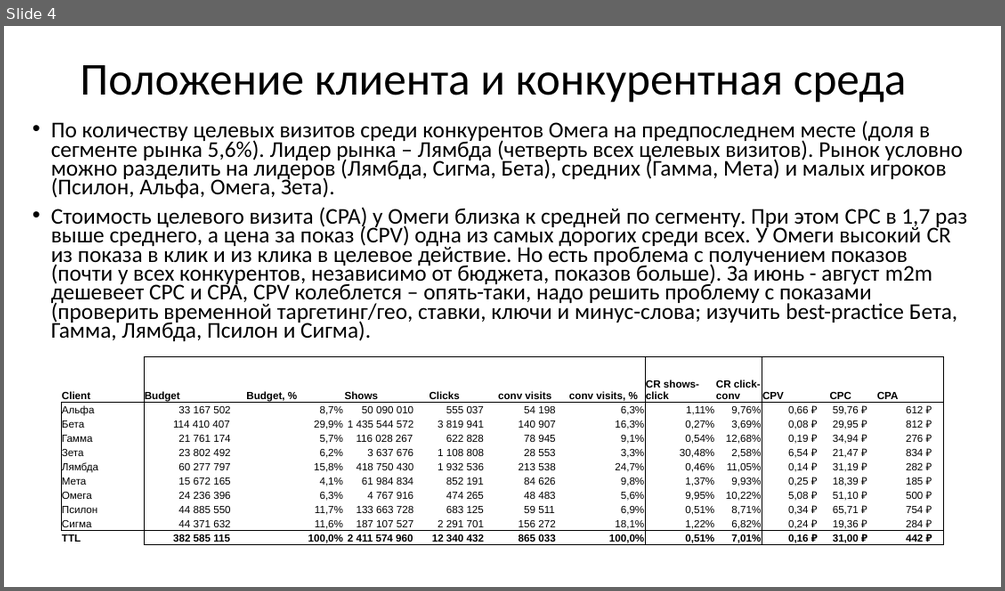
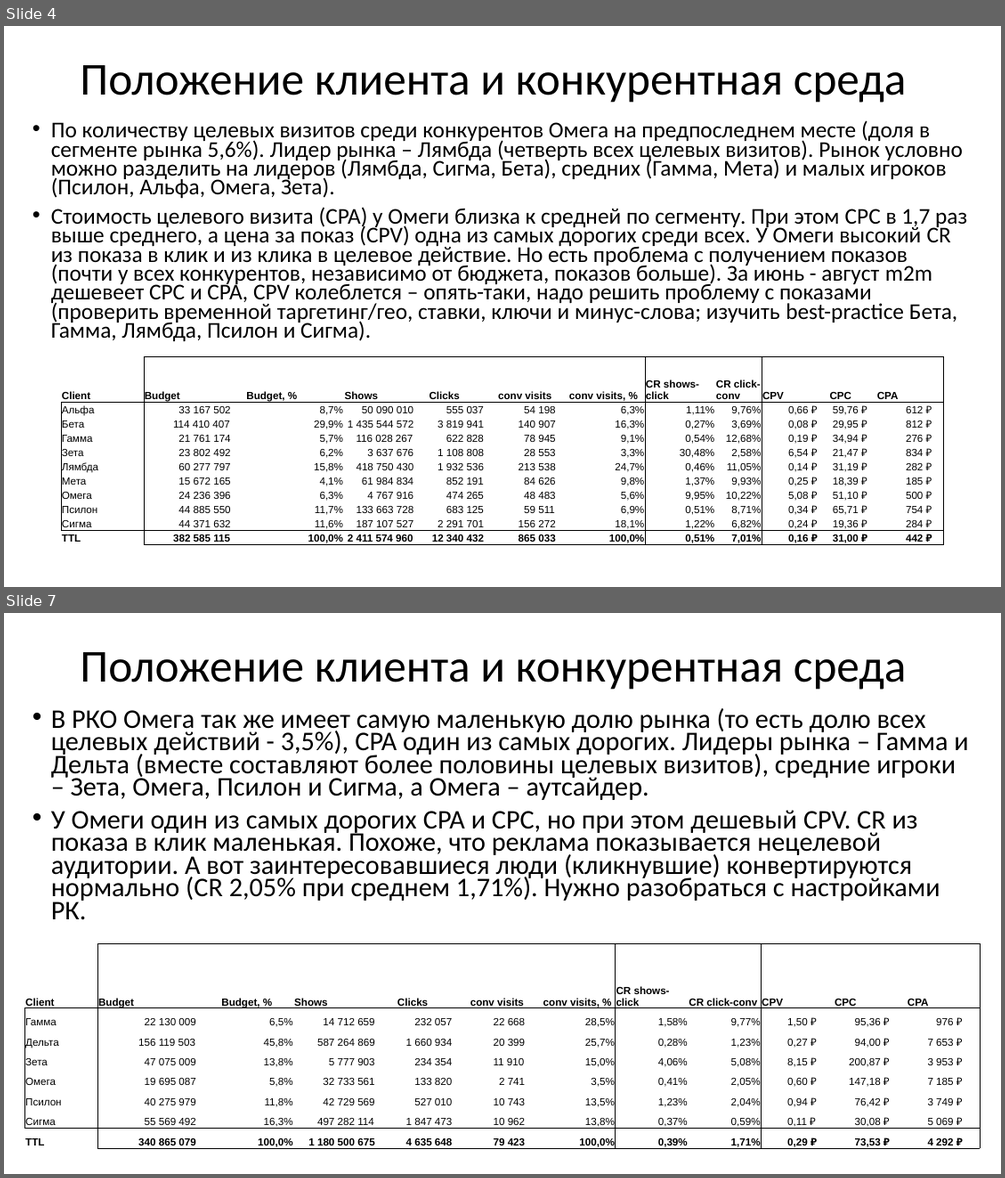
Before and after one commit to Srg-K/netology_pyda, a slide deck: yandex_homework/presentation.pptx. Shown one above the other, each under a label of ours: slide 4 before the commit, slides 4 and 7 after it; the slides between them are not shown. The pictures are 1005x591 and 1005x1178 pixels, drawn with LibreOffice and Linux fonts; fonts in the diff are those of the drawing. Boxes give left, top, right and bottom in pixels: in the first picture for what was removed or moved away, otherwise in the second. Text is boxed around its words. In the diff, an @@ line names an element or a change of style, - is before the commit and + after.

```diff
--- a/yandex_homework/presentation.pptx
+++ b/yandex_homework/presentation.pptx
@@ slide 7 added at <box>4,613,1001,1174</box>, background #FFFFFF @@
@@ title added at <box>80,652,906,690</box>, 44 pt, text #000000 @@
+Положение клиента и конкурентная среда
@@ text added at <box>51,708,968,920</box>, 25.9 pt, text #000000 @@
+• В РКО Омега так же имеет самую маленькую долю рынка (то есть долю всех целевых действий - 3,5%), CPA один из самых дорогих. Лидеры рынка – Гамма и Дельта (вместе составляют более половины целевых визитов), средние игроки – Зета, Омега, Псилон и Сигма, а Омега – аутсайдер.
+• У Омеги один из самых дорогих CPA и CPC, но при этом дешевый CPV. CR из показа в клик маленькая. Похоже, что реклама показывается нецелевой аудитории. А вот заинтересовавшиеся люди (кликнувшие) конвертируются нормально (CR 2,05% при среднем 1,71%). Нужно разобраться с настройками РК.
@@ table added at <box>25,943,977,1151</box>, 8 rows, 12 columns @@
+Client | Budget | Budget, % | Shows | Clicks | conv visits | conv visits, % | CR shows-click | CR click-conv | CPV | CPC | CPA
+Гамма | 22 130 009 | 6,5% | 14 712 659 | 232 057 | 22 668 | 28,5% | 1,58% | 9,77% | 1,50 ₽ | 95,36 ₽ | 976 ₽
+Дельта | 156 119 503 | 45,8% | 587 264 869 | 1 660 934 | 20 399 | 25,7% | 0,28% | 1,23% | 0,27 ₽ | 94,00 ₽ | 7 653 ₽
+Зета | 47 075 009 | 13,8% | 5 777 903 | 234 354 | 11 910 | 15,0% | 4,06% | 5,08% | 8,15 ₽ | 200,87 ₽ | 3 953 ₽
+Омега | 19 695 087 | 5,8% | 32 733 561 | 133 820 | 2 741 | 3,5% | 0,41% | 2,05% | 0,60 ₽ | 147,18 ₽ | 7 185 ₽
+Псилон | 40 275 979 | 11,8% | 42 729 569 | 527 010 | 10 743 | 13,5% | 1,23% | 2,04% | 0,94 ₽ | 76,42 ₽ | 3 749 ₽
+Сигма | 55 569 492 | 16,3% | 497 282 114 | 1 847 473 | 10 962 | 13,8% | 0,37% | 0,59% | 0,11 ₽ | 30,08 ₽ | 5 069 ₽
+TTL | 340 865 079 | 100,0% | 1 180 500 675 | 4 635 648 | 79 423 | 100,0% | 0,39% | 1,71% | 0,29 ₽ | 73,53 ₽ | 4 292 ₽
```
Also in this commit, not shown: 5 other slides added, 1 other file.
